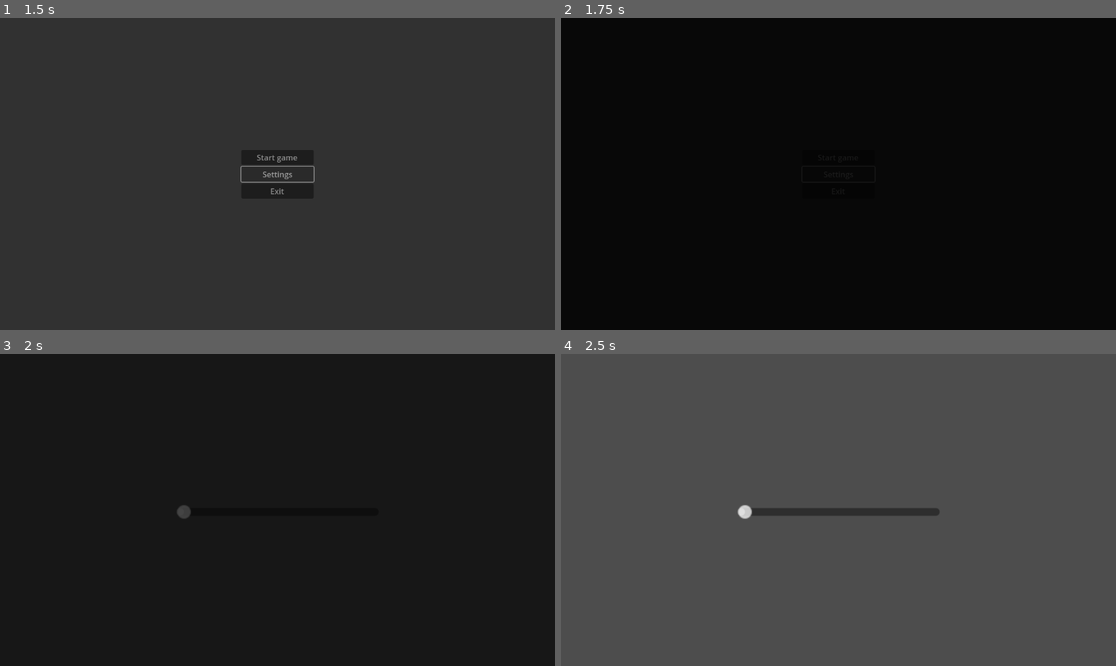
Above: before the commit, frames 1-4 (two rows, left to right).
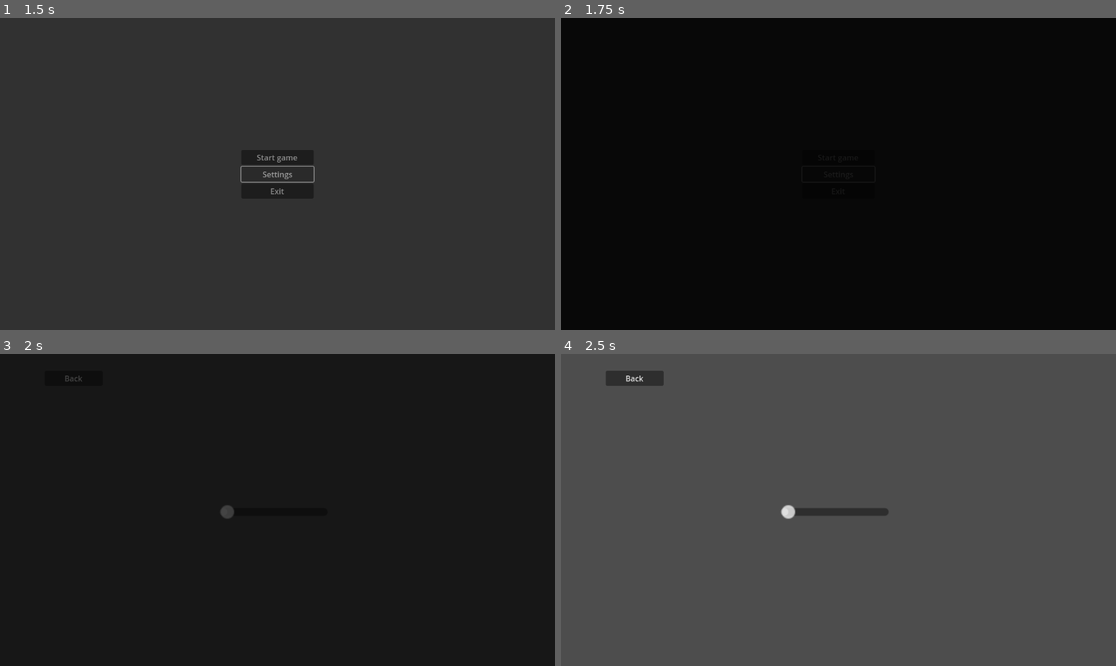
Above: after the commit, the same moments.

Repository: kytoaa/gmtk-project-2025
Game: Godot game, scene res://globals/root.tscn
The game is run twice, just before and just after one commit, with the same random seed, the same clock (stepped at 60 frames per second) and the same inputs.
Inputs (mouse positions are in pixels of both pictures, inside the frame that each line leads up to):
- Up to frame 1 (1.5 s): click "Settings" at 1.25 s
- Up to frame 2 (1.75 s): no input
- Up to frame 3 (2 s): no input
- Up to frame 4 (2.5 s): click (633, 378) at 2 s, where only the run after the commit has a clickable "Back"

Frames 1-2 are identical in both runs. In frame 3, 0.2% of the frame differs, in the area x 11-43%, y 6-53%; in frame 4, 1.0%, in the area x 8-69%, y 5-53%.

Commit message:
it DOESNT WORK

Diff:
--- a/globals/navigation_manager.gd
+++ b/globals/navigation_manager.gd
@@ -2,23 +2,34 @@
 
 
 var scenes: Array[Node] = []
-
+const MAIN_MENU_SCENE := preload("res://ui/main_menu.tscn")
+const SETTINGS_SCENE := preload("res://ui/settings.tscn")
 
 func _ready() -> void:
 	self.call_deferred("game_start")
 
 func game_start() -> void:
-	go_to_scene(preload("res://ui/main_menu.tscn"))
-
+	go_to_scene(MAIN_MENU_SCENE)
 
 func go_to_scene(scene: PackedScene):
 	TransitionScreen.play_transition()
 
 	await SignalBus.on_scene_transition_fade_to_black
 
+
+	if scene == null:
+		print("Scene is null")
+	elif scene.get_state().get_node_count() == 0:
+		print("Scene is empty!")
+	else:
+		print("Scene is valid!")
+
 	for loaded_scene in scenes:
+
 		loaded_scene.queue_free()
 
+	scenes.clear()
 	var current_scene = scene.instantiate()
 	scenes.append(current_scene)
 	get_tree().root.add_child(current_scene)
+	print(SETTINGS_SCENE.get_state().get_node_count())
--- a/ui/main_menu.gd
+++ b/ui/main_menu.gd
@@ -1,10 +1,12 @@
 extends Control
+
+const SETTINGS_SCENE := preload("res://ui/settings.tscn")
 
 func on_start_game_pressed():
 	pass
 
 func on_settings_pressed():
-	NavigationManager.go_to_scene(preload("res://ui/settings.tscn"))
+	NavigationManager.go_to_scene(SETTINGS_SCENE)
 
 func on_exit_pressed():
 	get_tree().quit()
--- /dev/null
+++ b/ui/settings.gd
@@ -0,0 +1,7 @@
+extends Control
+
+const MAIN_MENU_SCENE := preload("res://ui/main_menu.tscn")
+func on_back_pressed():
+	if MAIN_MENU_SCENE.get_state().get_node_count() == 0:
+		print("oh noooo")
+	NavigationManager.go_to_scene(MAIN_MENU_SCENE)
--- a/ui/settings.tscn
+++ b/ui/settings.tscn
@@ -1,4 +1,6 @@
-[gd_scene format=3 uid="uid://bq406r2elct1v"]
+[gd_scene load_steps=2 format=3 uid="uid://bq406r2elct1v"]
+
+[ext_resource type="Script" uid="uid://bs1vmsrc2v8lh" path="res://ui/settings.gd" id="1_7kwmf"]
 
 [node name="Settings" type="Control"]
 layout_mode = 3
@@ -7,6 +9,7 @@
 anchor_bottom = 1.0
 grow_horizontal = 2
 grow_vertical = 2
+script = ExtResource("1_7kwmf")
 
 [node name="HSlider" type="HSlider" parent="."]
 layout_mode = 1
@@ -15,9 +18,20 @@
 anchor_top = 0.5
 anchor_right = 0.5
 anchor_bottom = 0.5
-offset_left = -210.0
+offset_left = -120.0
 offset_top = -12.0
+offset_right = -8.0
 offset_bottom = 4.0
 grow_horizontal = 2
 grow_vertical = 2
 scale = Vector2(2, 2)
+
+[node name="Button" type="Button" parent="."]
+layout_mode = 0
+offset_left = 93.0
+offset_top = 35.0
+offset_right = 213.0
+offset_bottom = 62.0
+text = "Back"
+
+[connection signal="pressed" from="Button" to="." method="on_back_pressed"]
Not shown, added: ui/settings.gd.uid
